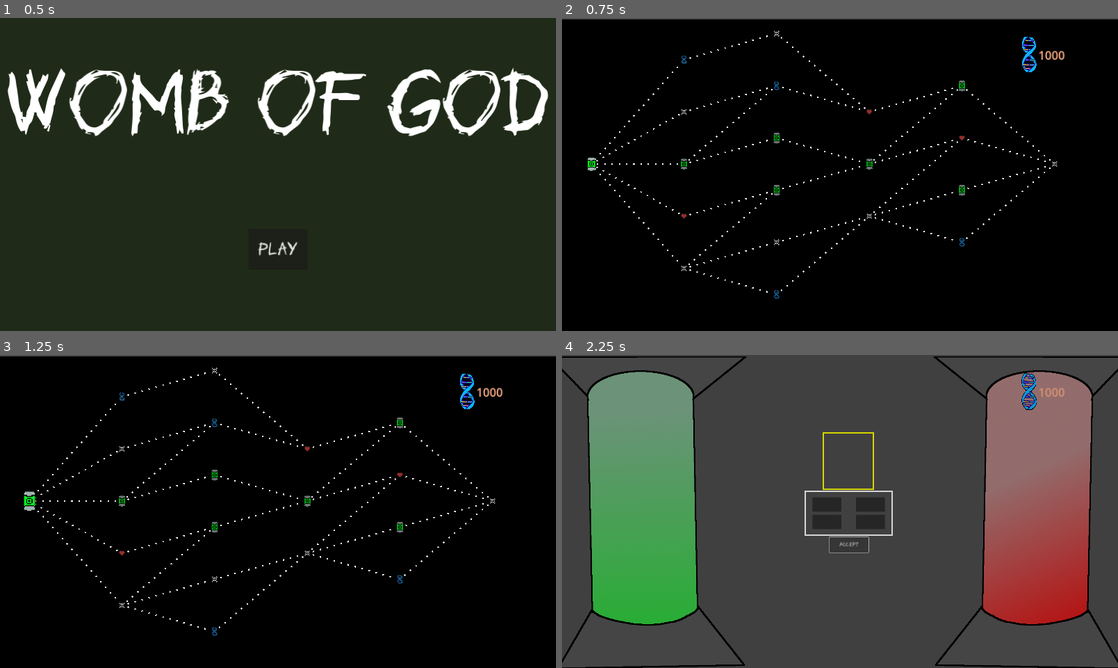
Above: before the commit, frames 1-4 (two rows, left to right).
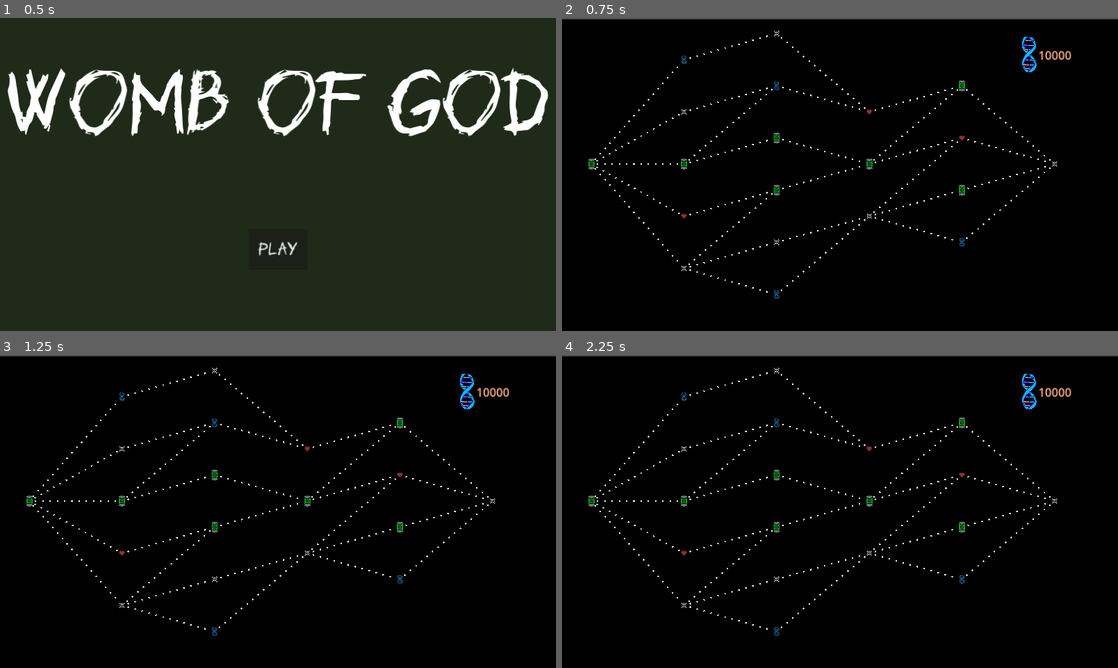
Above: after the commit, the same moments.

Repository: LeoOuyang24/DarkestDungeonPokemonGame
Game: Godot game, scene res://Menus/MainMenu.tscn
Same seed, same stepped clock (60 frames per second), same inputs: the game is played once before the commit and once after it.
Inputs (mouse positions are in pixels of both pictures, inside the frame that each line leads up to):
- Up to frame 1 (0.5 s): no input
- Up to frame 2 (0.75 s): click "Play" at 0.5 s
- Up to frame 3 (1.25 s): no input
- Up to frame 4 (2.25 s): tap Enter at 1.25 s; move the mouse to (589, 502) at 1.27 s; press the mouse at (589, 502) at 1.28 s; release the mouse at (589, 502) at 2 s; click (851, 545) at 2 s, where only the run before the commit has a clickable "Accept"

Frame 1 is identical in both runs. In frame 2, less than 0.1% of the frame differs, in the area x 4-92%, y 10-49%; in frame 3, 0.1%; in frame 4, 97%, in the area x 0-100%, y 0-100%.
Error after the commit: Parse Error: Identifier "Steady" not declared in the current scope. (res://Player.gd:70)

Commit message:
asdf

Diff:
--- a/Battle/UI/BattleUI.gd
+++ b/Battle/UI/BattleUI.gd
@@ -185,6 +185,7 @@
 #adds a new slot
 func addSlot(isAlly:bool):
 	var slot = creatureSlot.instantiate();
+	#slot.size_flags_vertical = SIZE_SHRINK_END
 	if isAlly:
 		#due to how the creature slots are set up in an Hbox, (lower index = further to the left)
 		#we have to flip the index if the creature is friendly. So we insert in the beginnign
--- a/Battle/UI/CreatureSlot.gd
+++ b/Battle/UI/CreatureSlot.gd
@@ -1,19 +1,23 @@
-class_name CreatureSlot extends AnimatedButton
+class_name CreatureSlot extends Control
 
 #represents the visual representation of a creature on the battlefield
+
+signal pressed
 
 @export var testing:bool = false
 
 
 #@onready var Sprite = $Button
 @onready var HealthBar = $HealthBar;
-@onready var Animations = $SpriteAnimations;
+@onready var Animations = %SpriteAnimations;
 
 @onready var Icons = $Icons
 @onready var EffectsUI:StatusEffectsUI = %StatusEffectsUI
 
-@onready var Ticker = $DamageTicker
-@onready var TickerAnimation = $TickerAnimation
+@onready var Ticker = %DamageTicker
+@onready var TickerAnimation = %TickerAnimation
+
+@onready var Sprite:AnimatedButton = %Button
 
 const MAX_DIMEN = 150 #max size in either dimension a sprite can be
 var tween = null
@@ -24,16 +28,35 @@
 	#if event is InputEventMouseButton:
 		#print(get_global_rect().has_point(event.position))
 
+
+
 func _ready():
+	size_flags_vertical = SIZE_SHRINK_END
 	tween = getTween()
 	setCreature(null)
 	if testing:
 		setCreature(CreatureLoader.loadJSON("res://Creatures/creatures_jsons/chomper.json"))
 
 	#for debugging purposes, clicking on a creature slot will print the creature
-	pressed.connect(func():
-		print(creature)
-		)
+	#pressed.connect(func():
+		#print(creature)
+		#)
+
+func setOutlineColor(color:Color) -> void:
+	Sprite.setOutlineColor(color)
+
+func getMaterial() -> Material:
+	return Sprite.material
+
+func setSprite(spriteFrames:SpriteFrames) -> void:
+	Sprite.setSprite(spriteFrames)
+
+func setSize(vec:Vector2) -> void:
+	custom_minimum_size.x = vec.x
+	#size = vec;
+	Sprite.setSize(vec);
+	Sprite.position.y = -Sprite.size.y;
+	Sprite.position.x = size.x/2 - Sprite.size.x/2;
 
 
 func setSpriteAndSize(spriteFrames:SpriteFrames,size:Vector2) -> void:
@@ -55,7 +78,7 @@
 		creature.statuses.status_removed.disconnect(EffectsUI.removeStatusEffect)
 		EffectsUI.clear()
 		creature = null
-		setSprite(null)
+		Sprite.setSprite(null)
 
 func updateHealth(stat:CreatureStats.STATS,amount:int):
 	if stat == CreatureStats.STATS.HEALTH:
@@ -91,16 +114,16 @@
 		creature.traits.onAddUI(self)
 		EffectsUI.position.x = HealthBar.size.x if creature.getIsFriendly() else 0
 
-		set_flip_h( creature.getIsFriendly())
+		Sprite.set_flip_h( creature.getIsFriendly())
 	else:
-		setOutlineColor(Color(0,0,0,0));
+		Sprite.setOutlineColor(Color(0,0,0,0));
 		setSpriteAndSize(null,Vector2(0,0))
 
 	HealthBar.visible = creature != null
 
 
 func setAnimation(string:String) -> void:
-	changeAnimation(string)
+	Sprite.changeAnimation(string)
 
 func getCreature():
 	return self.creature
@@ -113,3 +136,8 @@
 		tween.kill()
 	tween = create_tween()
 	return tween;
+
+
+func _on_button_pressed():
+	pressed.emit();
+	pass # Replace with function body.
--- a/Battle/UI/CreatureSlot.tscn
+++ b/Battle/UI/CreatureSlot.tscn
@@ -1,9 +1,10 @@
-[gd_scene load_steps=10 format=3 uid="uid://bqsfei63od030"]
+[gd_scene load_steps=11 format=3 uid="uid://bqsfei63od030"]
 
 [ext_resource type="Shader" path="res://Battle/UI/Outline.gdshader" id="1_iemai"]
 [ext_resource type="Script" path="res://Battle/UI/CreatureSlot.gd" id="1_kmmwv"]
 [ext_resource type="PackedScene" uid="uid://bjln7kkve4d5a" path="res://Battle/UI/health_bar.tscn" id="2_1ocdj"]
 [ext_resource type="PackedScene" uid="uid://5t1xxv227xqw" path="res://StatusEffects/StatusEffectsUI.tscn" id="3_2kmqv"]
+[ext_resource type="Script" path="res://sprites/UI/AnimatedButton.gd" id="5_luiej"]
 
 [sub_resource type="ShaderMaterial" id="ShaderMaterial_t3clw"]
 resource_local_to_scene = true
@@ -66,43 +67,14 @@
 "hurt": SubResource("Animation_yci5t")
 }
 
-[node name="Button" type="TextureButton"]
-material = SubResource("ShaderMaterial_t3clw")
-offset_right = 200.0
-offset_bottom = 216.0
-size_flags_horizontal = 8
-size_flags_vertical = 8
-ignore_texture_size = true
-stretch_mode = 5
+[node name="Control" type="Control"]
+layout_mode = 3
+anchors_preset = 0
+offset_top = 437.0
+offset_right = 467.0
+offset_bottom = 437.0
 script = ExtResource("1_kmmwv")
-
-[node name="TickerAnimation" type="AnimationPlayer" parent="."]
-libraries = {
-"": SubResource("AnimationLibrary_pb7ge")
-}
-
-[node name="SpriteAnimations" type="AnimationPlayer" parent="."]
-libraries = {
-"": SubResource("AnimationLibrary_6k17u")
-}
-
-[node name="DamageTicker" type="RichTextLabel" parent="."]
-visible = false
-layout_mode = 2
-offset_left = 8.0
-offset_top = -16.0
-offset_right = 137.0
-offset_bottom = 86.0
-theme_override_font_sizes/normal_font_size = 60
-bbcode_enabled = true
-text = "[color=red]-1[/color]"
-
-[node name="ColorRect" type="ColorRect" parent="."]
-layout_mode = 2
-offset_left = 34.7199
-offset_top = 144.384
-offset_right = 114.72
-offset_bottom = 144.384
+testing = true
 
 [node name="HealthBar" parent="." instance=ExtResource("2_1ocdj")]
 unique_name_in_owner = true
@@ -136,4 +108,56 @@
 grow_horizontal = 0
 grow_vertical = 0
 
+[node name="Button" type="TextureButton" parent="."]
+unique_name_in_owner = true
+material = SubResource("ShaderMaterial_t3clw")
+custom_minimum_size = Vector2(100, 100)
+layout_mode = 1
+anchors_preset = 7
+anchor_left = 0.5
+anchor_top = 1.0
+anchor_right = 0.5
+anchor_bottom = 1.0
+grow_horizontal = 2
+grow_vertical = 0
+size_flags_horizontal = 8
+size_flags_vertical = 8
+ignore_texture_size = true
+stretch_mode = 5
+script = ExtResource("5_luiej")
+onHoverOutline = false
+
+[node name="TickerAnimation" type="AnimationPlayer" parent="Button"]
+unique_name_in_owner = true
+libraries = {
+"": SubResource("AnimationLibrary_pb7ge")
+}
+
+[node name="SpriteAnimations" type="AnimationPlayer" parent="Button"]
+unique_name_in_owner = true
+libraries = {
+"": SubResource("AnimationLibrary_6k17u")
+}
+
+[node name="DamageTicker" type="RichTextLabel" parent="Button"]
+unique_name_in_owner = true
+visible = false
+layout_mode = 2
+offset_left = 8.0
+offset_top = -16.0
+offset_right = 137.0
+offset_bottom = 86.0
+theme_override_font_sizes/normal_font_size = 60
+bbcode_enabled = true
+text = "[color=red]-1[/color]"
+
+[node name="ColorRect" type="ColorRect" parent="Button"]
+layout_mode = 2
+offset_left = 34.7199
+offset_top = 144.384
+offset_right = 114.72
+offset_bottom = 144.384
+
+[connection signal="pressed" from="Button" to="." method="_on_button_pressed"]
+
 [editable path="HealthBar"]
--- a/Creatures/Modifiers.gd
+++ b/Creatures/Modifiers.gd
@@ -56,8 +56,33 @@
 	return Vector2(addSources[source] if addSources.has(source) else 0, multSources[source] if multSources.has(source) else 1);
 
 #actually get the final value
-func getValue(value:int) -> float:
-	return mult*(value + add)
+#lower = true if we want to include mods that lower our stat
+#upper = true if we want to include mods that raise our stat
+func getValue(value:int, lower:bool =true, upper:bool=true) -> float:
+	if lower and upper: #what will usually happen, we want all modifiers
+		return mult*(value + add)
+	elif !lower and !upper: #if we want no modifiers, just return the value
+		return value
+	else: #otherwise, we'll have to do some calculations
+		var addBoost := 0
+		var multBoost := 1
+		#calculate additive boosts
+		for i in addSources:
+			if lower and addSources[i] < 0:
+				addBoost += addSources[i]
+			elif upper and addSources[i] > 0:
+				addBoost += addSources[i]
+
+		#calculate multiplicative boosts
+		for i in multSources:
+			if lower and multSources[i] < 1:
+				multBoost *= multSources[i];
+				if multSources[i] == 0:
+					break
+			elif upper and multSources[i] > 1:
+				multBoost *= multSources[i];
+
+		return multBoost*(value + addBoost)
 
 func reset() -> void:
 	add = 0;
--- a/Creatures/Stat.gd
+++ b/Creatures/Stat.gd
@@ -17,6 +17,9 @@
 var curMods:StatModTracker = StatModTracker.new() #mods for curstat
 var baseMods:StatModTracker = StatModTracker.new() #mods for baseStat
 
+var canBeLowered:bool = true; #true if stat can be lowered
+var canBeRaised:bool = true; #true if stat can be raised
+
 func _init(baseVal:int, levels:int = 1,bigBoosts:int = 0) -> void:
 	rootStat = baseVal
 	baseStat = predictBaseStat(rootStat,levels,bigBoosts)
@@ -35,10 +38,10 @@
 	return PER_LEVEL_AMOUNT;
 
 func getBaseStat():
-	return baseMods.getValue(baseStat)
+	return baseMods.getValue(baseStat,canBeLowered,canBeRaised)
 
 func getStat() -> int:
-	return curMods.getValue(curStat)
+	return curMods.getValue(curStat,canBeLowered,canBeRaised)
 
 func addBigBoost(amount:int = 1):
 	bigBoosts += amount
@@ -81,3 +84,9 @@
 		curMods.removeSource(source)
 		var newAmount := curMods.getValue(self.curStat)
 		stat_changed.emit(newAmount - oldAmount, self.curStat)
+
+func setCanBeLowered(val:bool) -> void:
+	canBeLowered = val;
+
+func setCanBeRaised(val:bool) -> void:
+	canBeRaised = val;
--- a/Game.gd
+++ b/Game.gd
@@ -94,6 +94,7 @@
 			#var size = randi()%(Battlefield.maxEnemies - 1) + 1
 			#for i in range(size):
 				#enemies.push_back(CreatureLoader.getRandCreature())
+			enemies[2].traits.addStatus(Steadfast.new())
 			newScene.createBattle(GameState.PlayerState.getPlayer(),GameState.PlayerState.getTeam(),enemies)
 			GameState.setInBattle(true)
 		Room.ROOM_TYPES.WELL:
--- a/Map/Rooms/CombineMoveRoom/LabMovesRoom.gd
+++ b/Map/Rooms/CombineMoveRoom/LabMovesRoom.gd
@@ -54,7 +54,7 @@
 		TeamView.visible = false
 
 func onSelect() -> void:
-	await getIntro("Two tubes stand before you")
+	await playIntro("Two tubes stand before you")
 
 
 func _on_accept_pressed():
--- a/Map/Rooms/EventRoom.gd
+++ b/Map/Rooms/EventRoom.gd
@@ -11,14 +11,13 @@
 	pass # Replace with function body.
 
 #runs a little intro
-func getIntro(intro:String) -> Tween:
+func playIntro(intro:String):
 	var tween = create_tween()
 	tween.tween_interval(1)
 	tween.tween_property(Menu,"modulate",Color.WHITE,1);
 	await tween.finished;
 	tween.stop()
 	await Menu.setMessage(intro);
-	return tween
 
 func _on_button_pressed():
 	room_finished.emit()
--- a/Map/Rooms/InputMenu.gd
+++ b/Map/Rooms/InputMenu.gd
@@ -2,11 +2,35 @@
 
 @onready var MessageBox := $Label
 
+signal messages_empty #for when we run out of messages
+
+var finished := true #true if not currently rendering a message
+var messages := []
+var tween = null
 #set a message and play it
 func setMessage(message:String) -> void:
+	finished = false;
 	MessageBox.set_visible_characters(0);
 	MessageBox.set_text(message);
-	var tween = create_tween()
+	tween = create_tween()
 	tween.tween_property(MessageBox,"visible_characters",message.length(),1);
 	await tween.finished
+	finished = true;
+
+#add a message to be played
+func pushMessage(message:String) -> void:
+	messages.push_back(message)
+
+func _input(event):
+	if finished and messages.size() > 0 and event is InputEventMouseButton and event.get_button_index() == MOUSE_BUTTON_LEFT and event.is_pressed():
+		setMessage(messages.pop_front())
+		if messages.size() == 0:
+			messages_empty.emit()
 	#MessageBox.set_visible_characters((runtime)/(1000/CharPS))
+
+func _process(delta):
+	if tween:
+		if Input.is_action_pressed("click"):
+			tween.set_speed_scale(2);
+		else:
+			tween.set_speed_scale(1);
--- a/Map/Rooms/ShopRoom/ScanButton.tscn
+++ b/Map/Rooms/ShopRoom/ScanButton.tscn
@@ -8,6 +8,7 @@
 [sub_resource type="ShaderMaterial" id="ShaderMaterial_3kttv"]
 resource_local_to_scene = true
 shader = ExtResource("1_a6gll")
+shader_parameter/color = Vector3(0, 1, 0)
 shader_parameter/reach = 3.0
 shader_parameter/disabled = 0.0
 
--- a/Map/Rooms/ShopRoom/ShopRoom.gd
+++ b/Map/Rooms/ShopRoom/ShopRoom.gd
@@ -18,11 +18,15 @@
 	pass # Replace with function body.
 
 func onSelect():
-	var tween = await getIntro("You see a man.")
+	await playIntro("You see \"a man\".")
+	Menu.pushMessage("\"Another one for the slaughter?\"")
+	Menu.pushMessage("\"Perhaps we can be of use to one another.\"")
+	await Menu.messages_empty
+	var tween = create_tween();
 	tween.tween_property(ShopWindow,"position",Vector2(ShopWindow.position.x,400),1);
 	tween.play()
 	await tween.finished;
-	Menu.setMessage("He cobbles together some goods for you")
+
 
 
 # Called every frame. 'delta' is the elapsed time since the previous frame.
--- a/Menus/CreatureSummary.gd
+++ b/Menus/CreatureSummary.gd
@@ -30,9 +30,9 @@
 
 #set the creature we are currently changing
 func setCreature(creature:Creature) -> void:
-	self.creature = creature
-	Sprite.setSprite(creature.getSprite())
 	if creature:
+		self.creature = creature
+		Sprite.setSprite(creature.getSprite())
 		#add moves to UI
 		LearnNewMove.setMoves(creature)
 		LevelUpButton.setCreature(creature)
--- a/Menus/TeamViewSlot.gd
+++ b/Menus/TeamViewSlot.gd
@@ -5,7 +5,8 @@
 
 # Called when the node enters the scene tree for the first time.
 func _ready():
-	flip_h = true
+	size_flags_vertical = SIZE_SHRINK_END
+	#flip_h = true
 	pass # Replace with function body.
 
 func setCreature(creature:Creature) -> void:
@@ -22,11 +23,9 @@
 
 # Called every frame. 'delta' is the elapsed time since the previous frame.
 func _process(delta):
-	super(delta)
 	if creature:
-		return
 		if (!creature.isAlive()):
 			modulate = Color.DARK_RED
 			HealthBar.label.set_text("DEAD")
 			HealthBar.label.modulate = Color.BLACK
-			sprite.stop()
+			Sprite.sprite.stop()
--- a/Moves/Grow.gd
+++ b/Moves/Grow.gd
@@ -24,8 +24,14 @@
 		#UI.stopBattleSprite();
 		#)
 
-	tween.tween_property(slot,"size",1.5*slot.size,0.5)
-	tween.tween_property(slot,"size",slot.size,0.5)
+	#tween.tween_method(slot.setSize,1*slot.Sprite.size,1.5*slot.Sprite.size,0.5)
+	#tween.tween_method(slot.setSize,1.5*slot.Sprite.size,1*slot.Sprite.size,0.5)
+	tween.tween_property(slot.Sprite,"size",1.5*slot.Sprite.size,0.5)
+	#scaling up the slot moves it downwards (because the top doesn't move)
+	#as a simple hack, if we move the slot's position, we can compensate
+	#tween.parallel().tween_property(slot.Sprite,"position",slot.Sprite.position - Vector2(slot.Sprite.size.x*.25,slot.Sprite.size.y*.5),0.5)
+	tween.tween_property(slot.Sprite,"size",slot.Sprite.size,0.5)
+	#tween.parallel().tween_property(slot.Sprite,"position",slot.Sprite.position,0.5)
 	#slot.Sprite.scale = Vector2(2,2);
 
 	await tween.finished
--- a/Player.gd
+++ b/Player.gd
@@ -67,3 +67,4 @@
 
 	team = [ally1, ally2, CreatureLoader.loadJSON("res://Creatures/creatures_jsons/chomper.json")]
 	team[0].traits.addStatus(Spectral.new())
+	team[0].traits.addStatus(Steady.new())
--- a/StatusEffects/Traits/Spectral.gd
+++ b/StatusEffects/Traits/Spectral.gd
@@ -15,15 +15,15 @@
 func onAddUI(slot:CreatureSlot) -> void:
 	#add the creatureslot to the trigger to remove the shader effect
 	creature.stats.getStatObj(CreatureStats.STATS.HEALTH).stat_changed.connect(trigger.bind(slot))
-	slot.material.set_shader_parameter("isSpectral", spectral)
+	slot.getMaterial().set_shader_parameter("isSpectral", spectral)
 
 func trigger(amount:int, newVal:int,slot:CreatureSlot) -> void:
 	if spectral:
 		creature.stats.damageMods.removeSource(self)
 		spectral = false;
-		slot.material.set_shader_parameter("isSpectral", spectral)
+		slot.getMaterial().set_shader_parameter("isSpectral", spectral)
 
 
 
 func onRemoveUI(slot:CreatureSlot) -> void:
-	slot.material.set_shader_parameter("isSpectral", false)
+	slot.getMaterial().set_shader_parameter("isSpectral", false)
--- a/sprites/UI/AnimatedButton.gd
+++ b/sprites/UI/AnimatedButton.gd
@@ -1,5 +1,6 @@
 class_name AnimatedButton extends TextureButton
 
+@export var onHoverOutline:bool = true #true if we want to show an outline when hovered over
 @export var source:SpriteFrames = null
 var sprite:Anime = Anime.new()
 
@@ -36,7 +37,7 @@
 #function that changes outline based on if we are being hovered
 #override in child class to disable
 func onHover():
-	if material:
+	if material and onHoverOutline:
 		setOutlineColor( Color.YELLOW if is_hovered() else Color(0,0,0,0))
 
 # Called every frame. 'delta' is the elapsed time since the previous frame.
--- a/test.tscn
+++ b/test.tscn
@@ -1,8 +1,42 @@
-[gd_scene load_steps=4 format=3 uid="uid://c05vh7ktb4nte"]
+[gd_scene load_steps=8 format=3 uid="uid://c05vh7ktb4nte"]
 
-[ext_resource type="Texture2D" uid="uid://myd7h800sl36" path="res://sprites/icons/attack_up_icon.png" id="1_8t1ty"]
+[ext_resource type="Texture2D" uid="uid://bke6xvcbi45w4" path="res://sprites/icons/attack_up_icon.png" id="1_8t1ty"]
 [ext_resource type="Script" path="res://sprites/Anime.gd" id="2_fngvu"]
 [ext_resource type="SpriteFrames" uid="uid://bdjqp3vlld8qh" path="res://sprites/spritesheets/creatures/dreemer.tres" id="3_1j44t"]
+[ext_resource type="PackedScene" uid="uid://bjln7kkve4d5a" path="res://Battle/UI/health_bar.tscn" id="4_hjji1"]
+[ext_resource type="PackedScene" uid="uid://5t1xxv227xqw" path="res://StatusEffects/StatusEffectsUI.tscn" id="5_u4i3o"]
+
+[sub_resource type="Animation" id="Animation_1bo0a"]
+resource_name = "new_animation"
+tracks/0/type = "value"
+tracks/0/imported = false
+tracks/0/enabled = true
+tracks/0/path = NodePath("BoxContainer/Button:size")
+tracks/0/interp = 1
+tracks/0/loop_wrap = true
+tracks/0/keys = {
+"times": PackedFloat32Array(0, 1),
+"transitions": PackedFloat32Array(1, 1),
+"update": 0,
+"values": [Vector2(100, 100), Vector2(200, 200)]
+}
+tracks/1/type = "value"
+tracks/1/imported = false
+tracks/1/enabled = true
+tracks/1/path = NodePath("BoxContainer/Button:position")
+tracks/1/interp = 1
+tracks/1/loop_wrap = true
+tracks/1/keys = {
+"times": PackedFloat32Array(0, 1),
+"transitions": PackedFloat32Array(1, 1),
+"update": 0,
+"values": [Vector2(0, -107), Vector2(0, -207)]
+}
+
+[sub_resource type="AnimationLibrary" id="AnimationLibrary_5anqe"]
+_data = {
+"new_animation": SubResource("Animation_1bo0a")
+}
 
 [node name="Node2D" type="Node2D"]
 
@@ -20,3 +54,45 @@
 offset_bottom = 266.0
 script = ExtResource("2_fngvu")
 frames = ExtResource("3_1j44t")
+
+[node name="BoxContainer" type="BoxContainer" parent="."]
+offset_left = 3.0
+offset_top = 1.0
+offset_right = 591.0
+offset_bottom = 206.0
+size_flags_vertical = 8
+
+[node name="Button" type="Button" parent="BoxContainer"]
+custom_minimum_size = Vector2(100, 100)
+layout_mode = 2
+size_flags_vertical = 8
+
+[node name="HealthBar" parent="BoxContainer" instance=ExtResource("4_hjji1")]
+unique_name_in_owner = true
+custom_minimum_size = Vector2(100, 10)
+layout_mode = 2
+size_flags_vertical = 8
+
+[node name="Label" parent="BoxContainer/HealthBar" index="0"]
+theme_override_font_sizes/font_size = 12
+text = "100"
+
+[node name="StatusEffectsUI" parent="BoxContainer/HealthBar" instance=ExtResource("5_u4i3o")]
+unique_name_in_owner = true
+layout_mode = 1
+anchors_preset = 3
+anchor_left = 1.0
+anchor_top = 1.0
+anchor_right = 1.0
+anchor_bottom = 1.0
+offset_top = -35.0
+offset_bottom = -35.0
+grow_horizontal = 0
+grow_vertical = 0
+
+[node name="AnimationPlayer" type="AnimationPlayer" parent="."]
+libraries = {
+"": SubResource("AnimationLibrary_5anqe")
+}
+
+[editable path="BoxContainer/HealthBar"]
Not shown: 1 places in Game.tscn that only renumber resources
Not shown: 1 places in Map/Rooms/ShopRoom/ShopRoom.tscn that only renumber resources
Binary file changed: sprites/backgrounds/aman.png
Not shown: 1 places in sprites/spritesheets/creatures/beholder.tres that only renumber resources
Not shown: 1 places in sprites/spritesheets/creatures/chomper.tres that only renumber resources
Not shown: 1 places in sprites/spritesheets/creatures/dreemer.tres that only renumber resources
